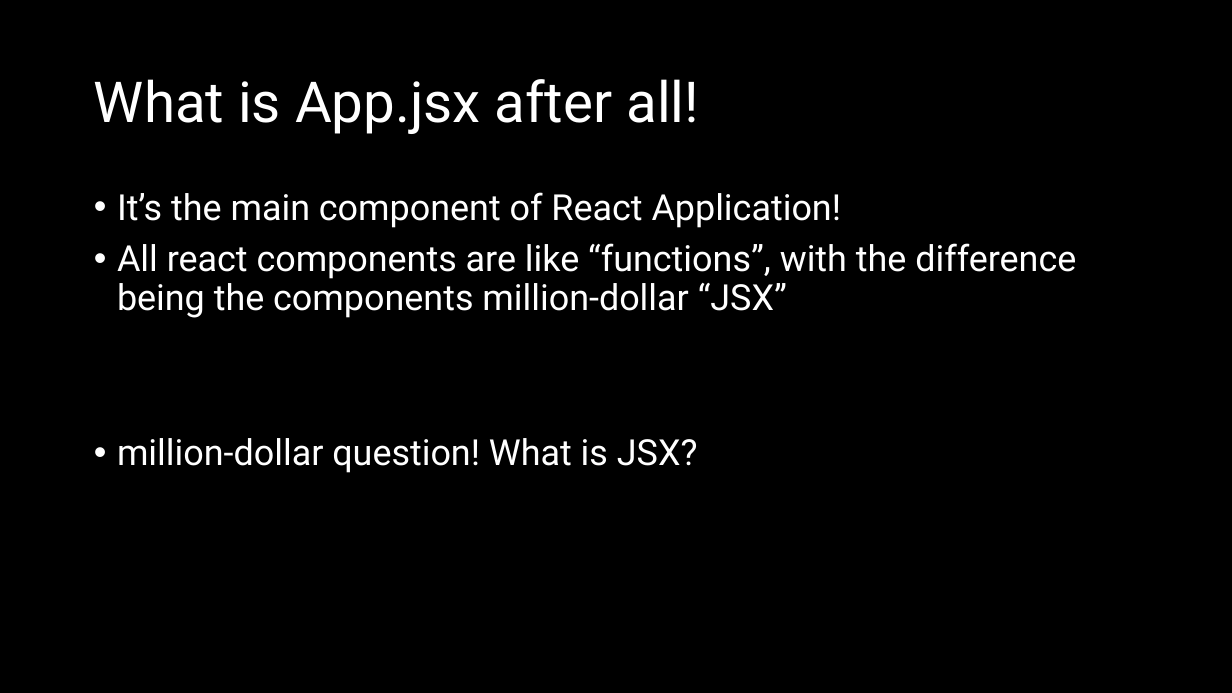
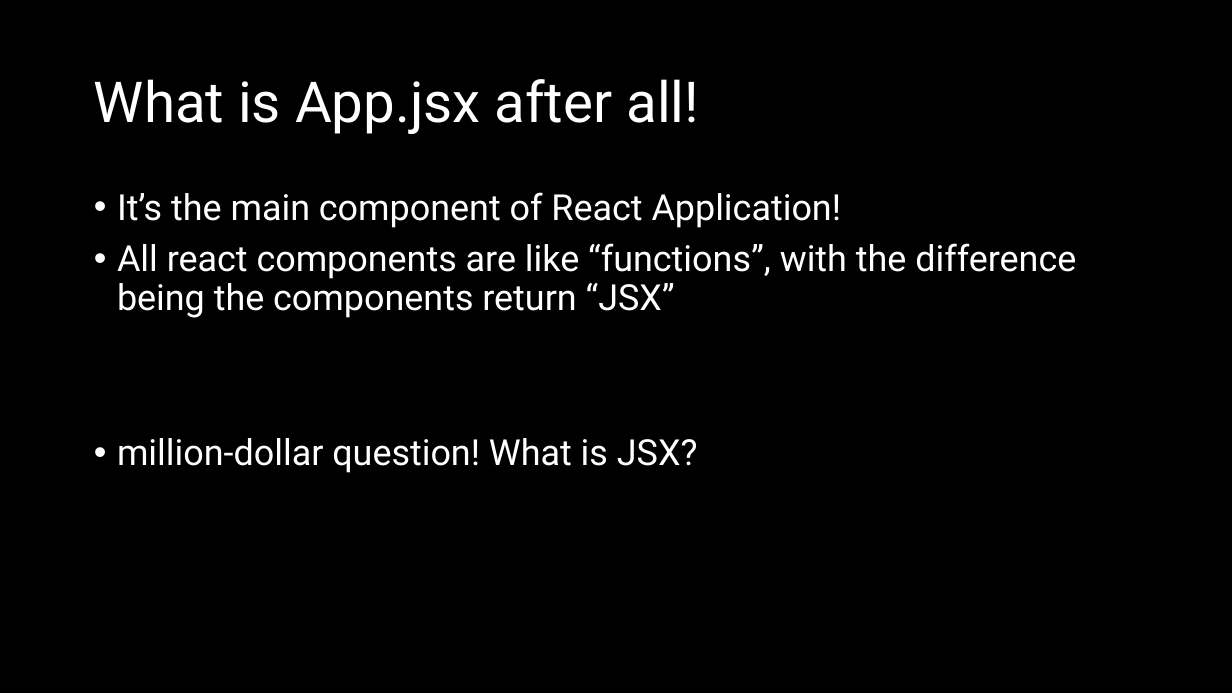
Before and after one commit to natiquekeyin/fall2024, a slide deck: slide 10 of JavaScript/Week10/Week10.pptx. Drawn at 1232x693 pixels with LibreOffice and Linux fonts; fonts in the diff are those of the drawing. Boxes give left, top, right and bottom in pixels: in the first picture for what was removed or moved away, otherwise in the second. Text is boxed around its words. In the diff, an @@ line names an element or a change of style, - is before the commit and + after.

Commit message:
ppt changes

```diff
--- a/JavaScript/Week10/Week10.pptx
+++ b/JavaScript/Week10/Week10.pptx
@@ text at (117, 243, 1076, 318): text changed @@
-• All react components are like “functions”, with the difference being the components million-dollar “JSX”
+• All react components are like “functions”, with the difference being the components return “JSX”
```
Also in this commit, not shown: 1 other file.
